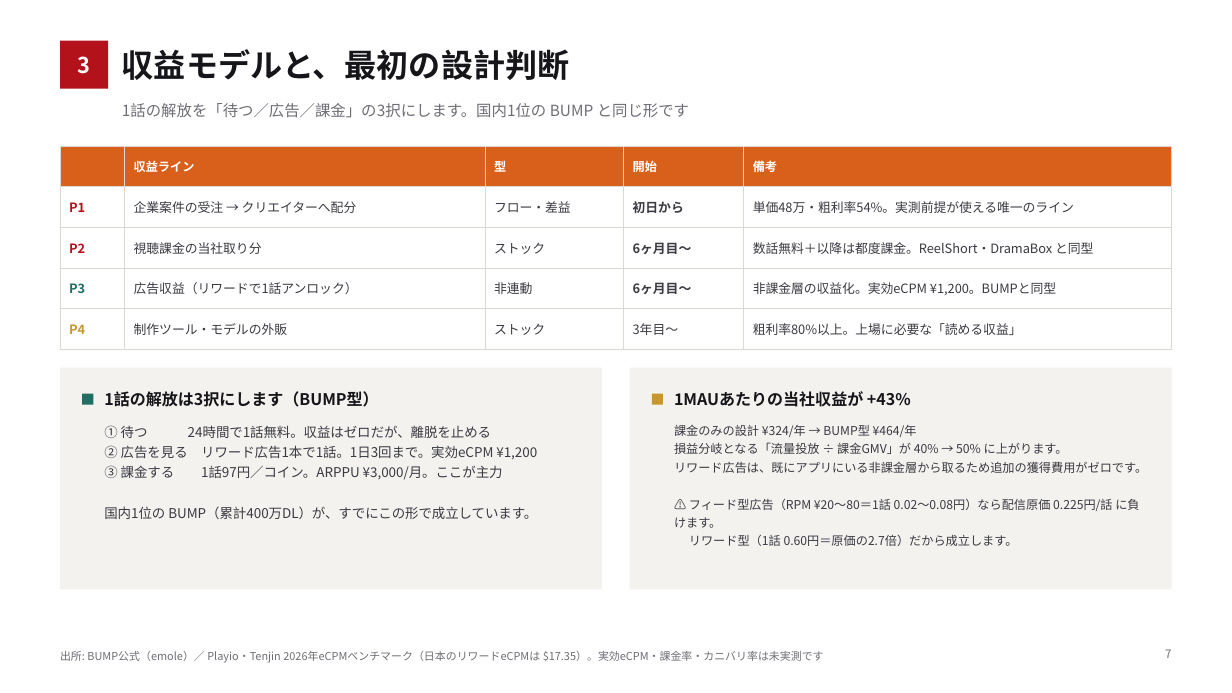
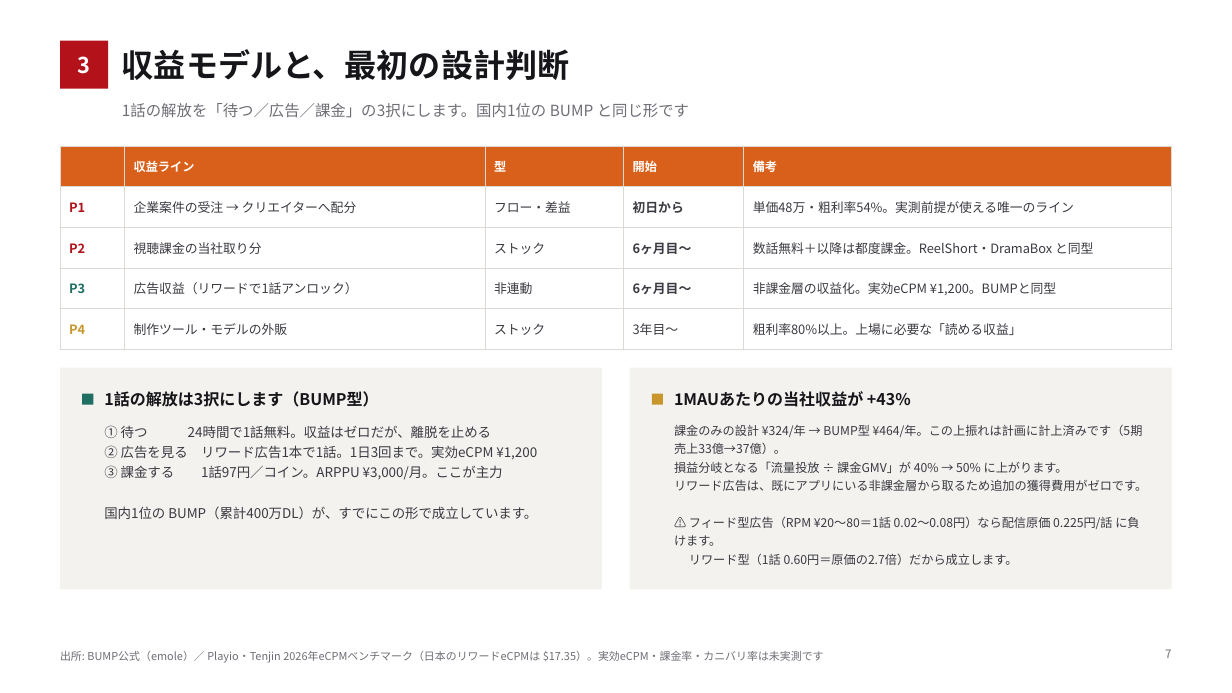
Before and after one commit to bpn333333/test, a slide deck: slide 8 of 投資家向け企画書.pptx. Drawn at 1232x693 pixels with LibreOffice and Linux fonts; fonts in the diff are those of the drawing. Boxes give left, top, right and bottom in pixels: in the first picture for what was removed or moved away, otherwise in the second. Text is boxed around its words. In the diff, an @@ line names an element or a change of style, - is before the commit and + after.

```diff
--- a/投資家向け企画書.pptx
+++ b/投資家向け企画書.pptx
@@ text at (674, 424, 1143, 454): text changed @@
-課金のみの設計 ¥324/年 → BUMP型 ¥464/年
+課金のみの設計 ¥324/年 → BUMP型 ¥464/年。この上振れは計画に計上済みです（5期 売上33億→37億）。
```
Also in this commit, not shown: 4 other slides changed, 7 other files.
